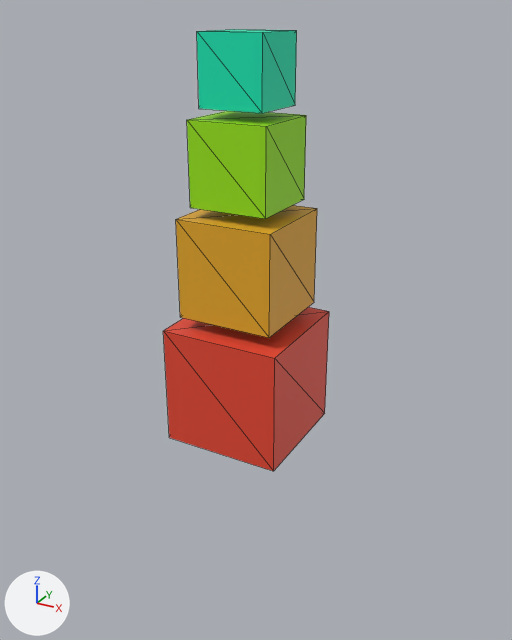
Before and after pictures for a commit that changed the glTF model static/cubes.glb.
Rendered twice from a 50 mm lens placed at (5.25, -9.31, 5.7), pointed at (1.04, -1.64, 1.86). Lighting does not change. The marker at lower left points along +X, +Y and +Z. Mesh edges are drawn as thin lines. Where no turn or scale is listed for an object, it has been applied to the vertices.

Script lines for the objects in view, before the commit:
```python
me_cube_001 = bpy.data.meshes.new('Cube.001')
me_cube_001.from_pydata(...)  # a box spanning x -0.512..0.512, y -0.512..0.512, z -0.512..0.512
me_cube_001.materials.append(mat_mat4)  # cyan #00e7b5
me_cube_0014 = bpy.data.meshes.new('Cube.0014')
me_cube_0014.from_pydata(...)  # a box spanning x -0.64..0.64, y -0.64..0.64, z -0.64..0.64
me_cube_0014.materials.append(mat_mat3)  # green #9ae706
me_cube_002 = bpy.data.meshes.new('Cube.002')
me_cube_002.from_pydata(...)  # a box spanning x -0.8..0.8, y -0.8..0.8, z -0.8..0.8
me_cube_002.materials.append(mat_mat2)  # orange #e7a923
me_cube_003 = bpy.data.meshes.new('Cube.003')
me_cube_003.from_pydata(...)  # a box spanning x -1.0..1.0, y -1.0..1.0, z -1.0..1.0
me_cube_003.materials.append(mat_mat1)  # red #e74832
ob_mesh1 = bpy.data.objects.new('Mesh1', me_cube_003)
ob_mesh1.location = (0.0, 0.0, 0.0)
ob_mesh2 = bpy.data.objects.new('Mesh2', me_cube_002)
ob_mesh2.location = (0.0, 0.0, 2.0)
ob_mesh3 = bpy.data.objects.new('Mesh3', me_cube_0014)
ob_mesh3.location = (0.0, 0.0, 3.6)
ob_mesh4 = bpy.data.objects.new('Mesh4', me_cube_001)
ob_mesh4.location = (0.0, 0.0, 4.9)
```
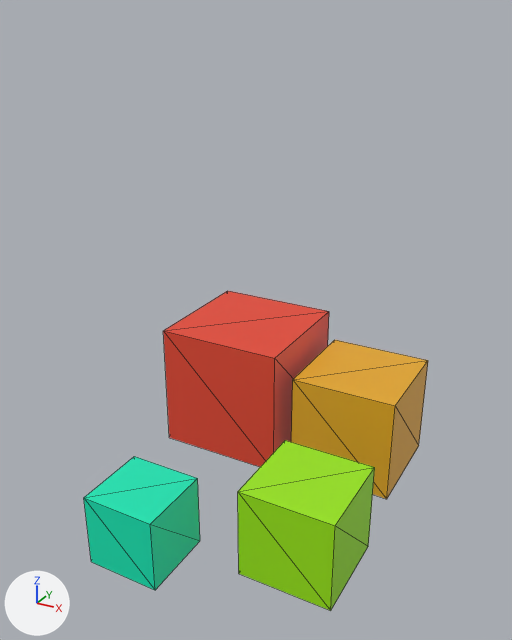
Pixel boxes (x1, y1, x2, y2) of what changed, in the pictures (512 x 640 px):
'Mesh2', moved: before (176, 205, 317, 338); after (291, 340, 428, 499)
'Mesh3', moved: before (187, 111, 306, 219); after (238, 440, 375, 611)
'Mesh4', moved: before (197, 29, 297, 113); after (84, 456, 200, 590)

What the commit changed:
Object 'Mesh2' (ob_mesh2) moves from (0.0, 0.0, 2.0) to (2.0, 0.0, -0.2).
Object 'Mesh3' (ob_mesh3) moves from (0.0, 0.0, 3.6) to (2.3, -2.6, -0.3).
Object 'Mesh4' (ob_mesh4) moves from (0.0, 0.0, 4.9) to (0.4, -3.5, -0.4).
